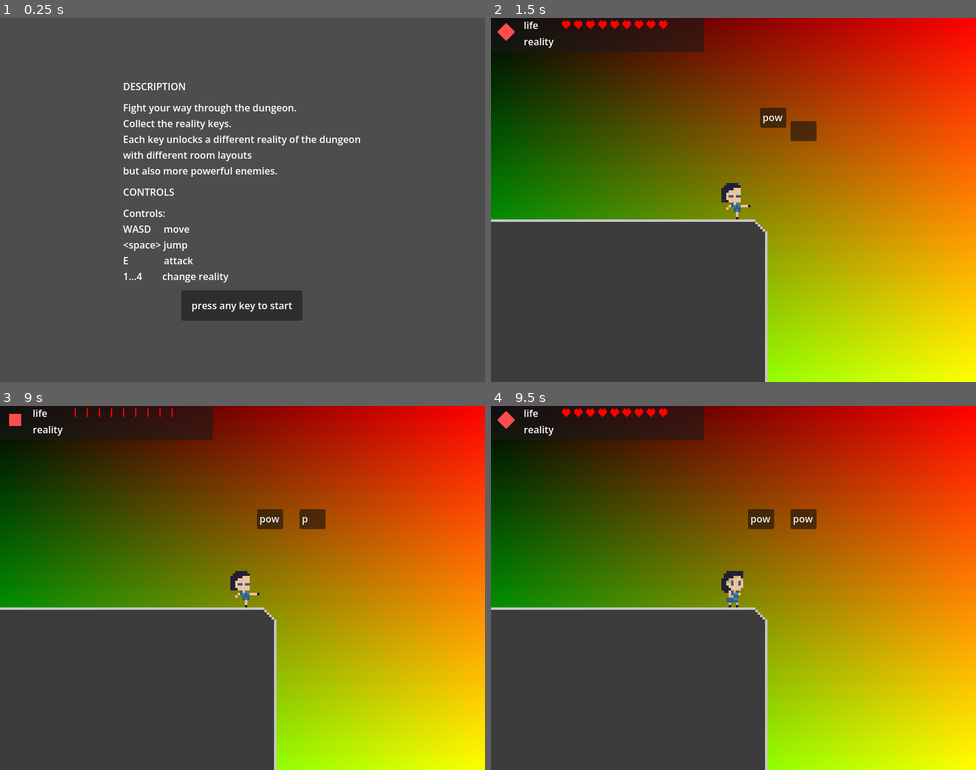
Above: before the commit, frames 1-4 (two rows, left to right).
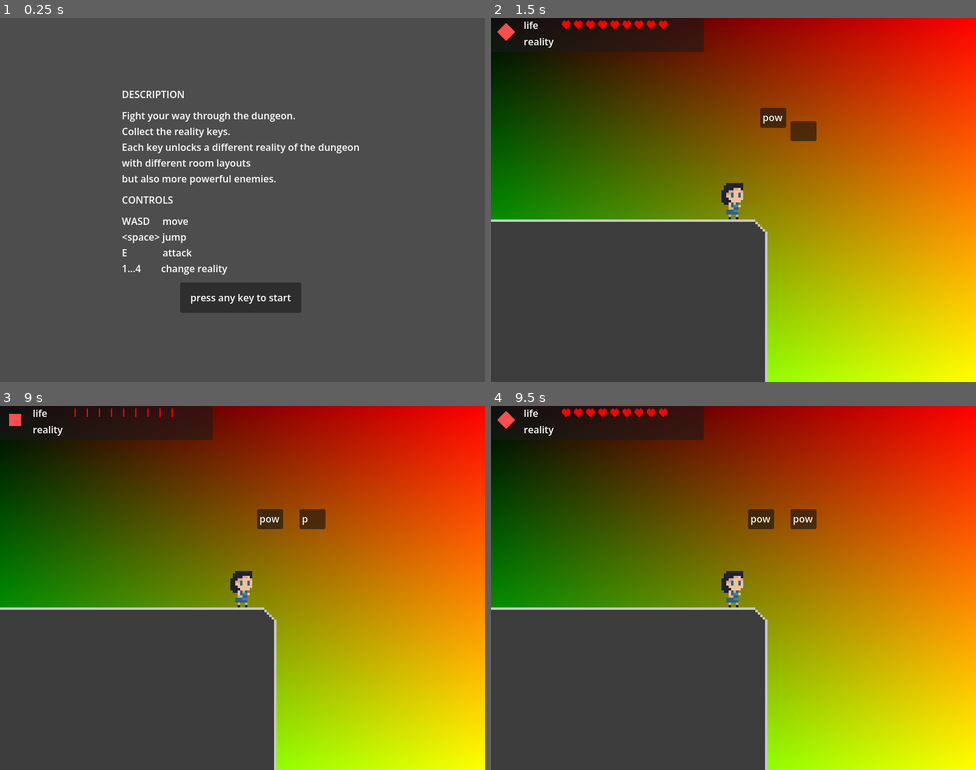
Above: after the commit, the same moments.

Repository: radulfx86/explore_mvania
Game: Godot game, scene res://levels/load_screen.tscn
Same seed, same stepped clock (60 frames per second), same inputs: the game is played once before the commit and once after it.
Inputs:
- Up to frame 1 (0.25 s): no input
- Up to frame 2 (1.5 s): tap Enter at 0.5 s; hold D (move_right) from 0.53 s (still down); tap Q (attack_melee) at 0.6 s; tap Space (jump) at 0.77 s; tap E (attack_ranged) at 1.35 s
- Up to frame 3 (9 s): tap Space (jump) at 1.52, 3.02, 3.77, 4.52, 6.02, 6.77, 7.52 s; release D (move_right) at 2.03 s; hold A (move_left) 2.03-2.78 s; hold R (switch_level_0) 2.03-2.78 s; hold D (move_right) 2.78-4.28 s; tap 1 (switch_level_1) at 2.85 s; hold 2 (switch_level_2) 3.53-4.28 s; hold A (move_left) 4.28-5.03 s; tap Q (attack_melee) at 4.35, 8.1 s; hold D (move_right) 5.03-5.78 s; tap E (attack_ranged) at 5.1, 8.85 s; hold A (move_left) 5.78-7.28 s; tap R (switch_level_0) at 5.85 s; hold 1 (switch_level_1) 6.53-7.28 s; hold D (move_right) from 7.28 s (still down); tap 2 (switch_level_2) at 7.35 s
- Up to frame 4 (9.5 s): keep holding D (move_right); tap Space (jump) at 9.02 s

The runs differ from the first frame. In frame 1, 5.9% of the frame differs, in the area x 25-75%, y 17-84%; in frame 2, 0.2%; in frame 3, 0.2%; in frame 4, nothing differs.

Commit message:
export to web, changed dmg/speed of enemies 1 and 2, changed state-maching state priority ... still not able to jump etc, ....

Diff:
--- a/char/char_state_machine.gd
+++ b/char/char_state_machine.gd
@@ -60,16 +60,16 @@
 }
 
 @export var transitions: Dictionary[StateType, Array] = {
-	StateType.IDLE: [StateType.MOVE, StateType.JUMP, StateType.ATTACK, StateType.DIE],
-	StateType.JUMP: [StateType.MOVE, StateType.IDLE, StateType.ATTACK, StateType.DIE],
-	StateType.MOVE: [StateType.JUMP, StateType.IDLE, StateType.ATTACK, StateType.DIE],
-	StateType.ATTACK: [StateType.ATTACK, StateType.MOVE, StateType.IDLE, StateType.DIE],
+	#StateType.IDLE: [StateType.MOVE, StateType.JUMP, StateType.ATTACK, StateType.DIE],
+	#StateType.JUMP: [StateType.MOVE, StateType.IDLE, StateType.ATTACK, StateType.DIE],
+	#StateType.MOVE: [StateType.JUMP, StateType.IDLE, StateType.ATTACK, StateType.DIE],
+	#StateType.ATTACK: [StateType.ATTACK, StateType.MOVE, StateType.IDLE, StateType.DIE],
+	#StateType.DIE: []
+	StateType.IDLE: [StateType.DIE, StateType.MOVE, StateType.ATTACK],
+	StateType.JUMP: [StateType.DIE, StateType.MOVE, StateType.IDLE, StateType.ATTACK],
+	StateType.MOVE: [StateType.DIE, StateType.JUMP, StateType.IDLE, StateType.ATTACK],
+	StateType.ATTACK: [StateType.DIE, StateType.MOVE, StateType.IDLE, StateType.ATTACK],
 	StateType.DIE: []
-	#StateType.IDLE: [StateType.DIE, StateType.MOVE, StateType.ATTACK],
-	#StateType.JUMP: [StateType.DIE, StateType.MOVE, StateType.IDLE, StateType.ATTACK],
-	#StateType.MOVE: [StateType.DIE, StateType.JUMP, StateType.IDLE, StateType.ATTACK],
-	#StateType.ATTACK: [StateType.DIE, StateType.MOVE, StateType.IDLE, StateType.ATTACK],
-	#StateType.DIE: []
 }
 
 func update_state(target: Node) -> void:
--- a/char/enemies/enemy_diamond.tscn
+++ b/char/enemies/enemy_diamond.tscn
@@ -17,9 +17,9 @@
 
 [sub_resource type="Resource" id="Resource_udfhf"]
 script = ExtResource("3_lvtuh")
-speed = 100
+speed = 50
 hp = 10
-dmg = 2
+dmg = 1
 abilities = Array[ExtResource("2_uq0ws")]([SubResource("Resource_2s4mv")])
 metadata/_custom_type_script = "uid://bb0v3miy125lh"
 
--- a/char/enemies/enemy_round.tscn
+++ b/char/enemies/enemy_round.tscn
@@ -17,9 +17,9 @@
 
 [sub_resource type="Resource" id="Resource_udfhf"]
 script = ExtResource("3_3sk57")
-speed = 80
+speed = 30
 hp = 10
-dmg = 5
+dmg = 1
 abilities = Array[ExtResource("2_nlv78")]([SubResource("Resource_nr2xo")])
 metadata/_custom_type_script = "uid://bb0v3miy125lh"
 
--- a/levels/load_screen.tscn
+++ b/levels/load_screen.tscn
@@ -3,6 +3,7 @@
 [ext_resource type="Script" uid="uid://gg6auw273reb" path="res://levels/load_screen.gd" id="1_hpvtn"]
 
 [node name="Node2D" type="Node2D" unique_id=1848155283]
+position = Vector2(-2, 0)
 script = ExtResource("1_hpvtn")
 
 [node name="CenterContainer" type="CenterContainer" parent="." unique_id=1405968974]
@@ -34,8 +35,7 @@
 
 [node name="key layout" type="Label" parent="CenterContainer/VSplitContainer" unique_id=1739526145]
 layout_mode = 2
-text = "Controls:
-WASD     move
+text = "WASD     move
 <space> jump
 E              attack
 1...4        change reality"
Not shown, added: export_presets.cfg
